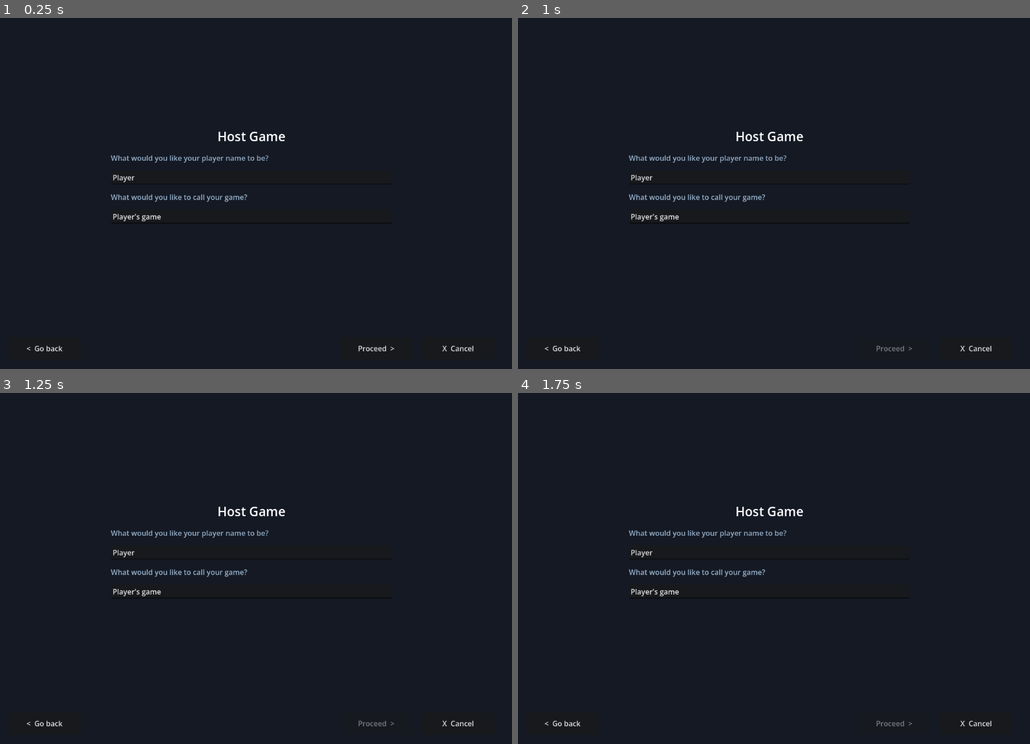
Above: before the commit, frames 1-4 (two rows, left to right).
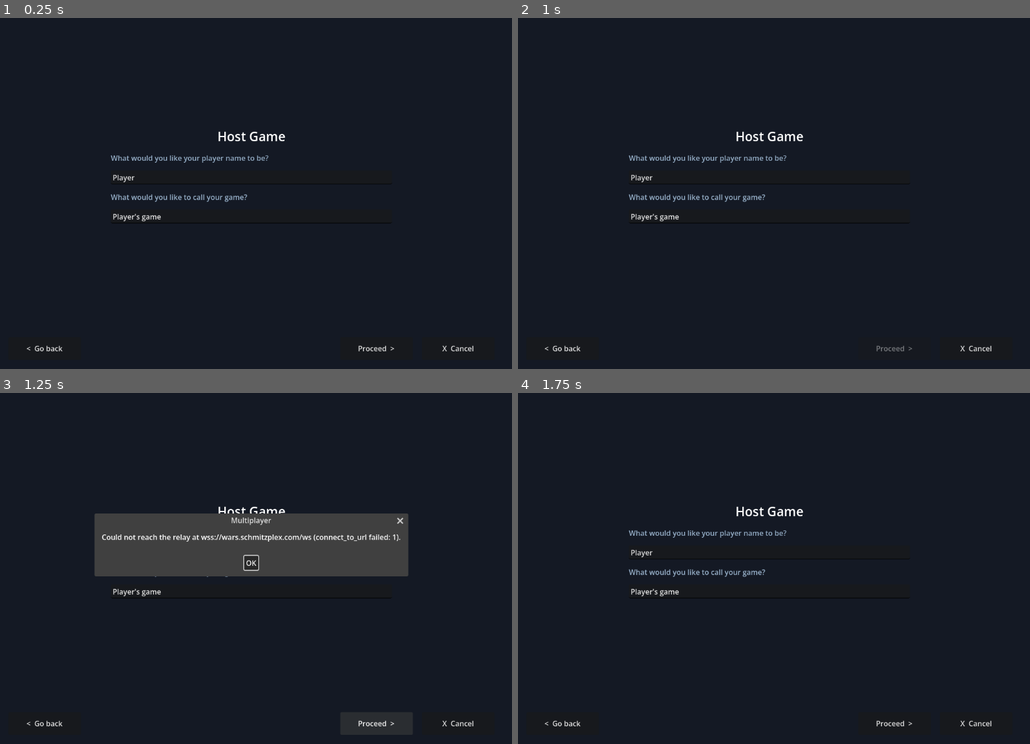
Above: after the commit, the same moments.

Repository: TeeJS/schmitz-wars
Game: Godot game, scene res://src/ui/mp/HostGame.tscn
The game is run twice, just before and just after one commit, with the same random seed, the same clock (stepped at 60 frames per second) and the same inputs. This scene is started directly instead of the project's main scene.
Inputs (mouse positions are in pixels of both pictures, inside the frame that each line leads up to):
- Up to frame 1 (0.25 s): no input
- Up to frame 2 (1 s): click "Proceed >" at 0.5 s
- Up to frame 3 (1.25 s): no input
- Up to frame 4 (1.75 s): click (768, 561) at 1.25 s, where only the run after the commit has a clickable "OK"

Frames 1-2 are identical in both runs. In frame 3, 11% of the frame differs, in the area x 18-80%, y 34-95%; in frame 4, less than 0.1%.

Commit message:
Single-player Save: SaveManager + six-slot Game Options screen (#6 PR A)
The game is command-sourced and deterministic, so a save is the current command
log copied to a slot (Replayer can rebuild the game from it - that is PR B/Load).

- SaveManager (src/game/save_manager.gd): six slots at user://saves/slotN.jsonl
  plus a slots.json index (name, day, saved_at). Save writes CommandLog.Snapshot()
  to the slot; Slots() reports used/empty + name + day for the UI; ReadSlot()
  returns the log for the future load path. Dir is a static var so tests use a
  scratch directory. Overwriting a used slot is allowed (manual p073-077).
- GameOptionsWindow (src/ui/game_options_window.gd): the six-slot screen, built
  in code (repo convention), a name field + Save per slot.
- in_game_menu_window.gd: a 'Game Options' button opens it, single-player only
  (head-to-head keeps its relay Save Game button).

Also commit the .uid sidecars for the recently-added tests (repo tracks these;
earlier PRs omitted them).

Verified on Godot 4.7.1: save_slots 13/0, game_options_window 5/0, ui_compile
53/0, ui_smoke InGameMenuWindow clean.

Diff:
--- /dev/null
+++ b/src/game/save_manager.gd
@@ -0,0 +1,101 @@
+class_name SaveManager
+extends RefCounted
+## Single-player save/load, built on the command log (docs/m1-plan.md). The game
+## is command-sourced and deterministic, so a SAVE is just the current command
+## log copied to a slot, and a LOAD replays that slot through Replayer. Six named
+## slots, matching the original's Game Options screen (manual p073-077).
+##
+## Slot files:   user://saves/slot<N>.jsonl   - a copy of the command log
+## Slot index:   user://saves/slots.json       - { "<N>": {name, day, saved_at} }
+
+const SLOT_COUNT := 6
+## The save directory. A static var (not a const) so a headless test can point it
+## at a scratch directory and never touch a player's real saves.
+static var Dir := "user://saves"
+
+
+static func SlotPath(slot: int) -> String:
+	return "%s/slot%d.jsonl" % [Dir, slot]
+
+
+static func _index_path() -> String:
+	return "%s/slots.json" % Dir
+
+
+static func _ensure_dir() -> void:
+	DirAccess.make_dir_recursive_absolute(Dir)
+
+
+## Write the current game's command log to `slot` under a display `name`.
+## Overwriting a used slot is allowed (the manual treats overwriting your own
+## slot as normal). Returns false if the slot index is out of range or there is
+## no open log to save.
+static func Save(slot: int, name: String) -> bool:
+	if slot < 0 or slot >= SLOT_COUNT:
+		push_error("[SaveManager] slot %d out of range" % slot)
+		return false
+	# Snapshot flushes the open log and returns its full text. Empty means no
+	# game/log is running - nothing to save.
+	var content: String = CommandLog.Snapshot()
+	if content.is_empty():
+		push_error("[SaveManager] no open command log to save")
+		return false
+	_ensure_dir()
+	var f: FileAccess = FileAccess.open(SlotPath(slot), FileAccess.WRITE)
+	if f == null:
+		push_error("[SaveManager] cannot write %s" % SlotPath(slot))
+		return false
+	f.store_string(content)
+	f.close()
+	var idx: Dictionary = _read_index()
+	idx[str(slot)] = {
+		"name": name,
+		"day": StrategicTickManager.Today,
+		"saved_at": Time.get_datetime_string_from_system(),
+	}
+	_write_index(idx)
+	return true
+
+
+## The six slots as [{slot, used, name, day, saved_at}], for the Game Options UI.
+static func Slots() -> Array:
+	var idx: Dictionary = _read_index()
+	var out: Array = []
+	for i in SLOT_COUNT:
+		var meta: Dictionary = idx.get(str(i), {})
+		var used: bool = FileAccess.file_exists(SlotPath(i)) and not meta.is_empty()
+		out.append({
+			"slot": i,
+			"used": used,
+			"name": str(meta.get("name", "")),
+			"day": int(meta.get("day", 0)),
+			"saved_at": str(meta.get("saved_at", "")),
+		})
+	return out
+
+
+## Read a slot's log back as [header, commands, hashes] - the input to Replayer.
+## Returns [{}, [], {}] if the slot is empty.
+static func ReadSlot(slot: int) -> Array:
+	if slot < 0 or slot >= SLOT_COUNT or not FileAccess.file_exists(SlotPath(slot)):
+		return [{}, [], {}]
+	return CommandLog.Read(SlotPath(slot))
+
+
+static func IsUsed(slot: int) -> bool:
+	return FileAccess.file_exists(SlotPath(slot)) and _read_index().has(str(slot))
+
+
+static func _read_index() -> Dictionary:
+	if not FileAccess.file_exists(_index_path()):
+		return {}
+	var d: Variant = JSON.parse_string(FileAccess.get_file_as_string(_index_path()))
+	return d if d is Dictionary else {}
+
+
+static func _write_index(idx: Dictionary) -> void:
+	_ensure_dir()
+	var f: FileAccess = FileAccess.open(_index_path(), FileAccess.WRITE)
+	if f != null:
+		f.store_string(JSON.stringify(idx))
+		f.close()
--- /dev/null
+++ b/src/ui/game_options_window.gd
@@ -0,0 +1,94 @@
+class_name GameOptionsWindow
+extends PanelContainer
+## The Game Options screen (manual p073-077): six named save slots. This is where
+## the original saves and loads a single-player game. PR A wires SAVE (write the
+## current command log to a slot); LOAD from here / the start menu is PR B.
+##
+## Built in code (repo convention), shown as a centered modal overlay. Opened from
+## the in-game menu's "Game Options" button.
+
+signal Closed
+
+var _rows: Array = []   # per slot: { "name": LineEdit, "state": Label }
+
+
+func _ready() -> void:
+	name = "GameOptionsWindow"
+	set_anchors_preset(Control.PRESET_CENTER)
+	custom_minimum_size = Vector2(440, 0)
+	mouse_filter = Control.MOUSE_FILTER_STOP
+
+	var margin := MarginContainer.new()
+	for side in ["left", "top", "right", "bottom"]:
+		margin.add_theme_constant_override("margin_" + side, 12)
+	add_child(margin)
+
+	var box := VBoxContainer.new()
+	box.add_theme_constant_override("separation", 8)
+	margin.add_child(box)
+
+	var title := Label.new()
+	title.text = "Game Options - Save Game"
+	title.add_theme_font_size_override("font_size", 16)
+	box.add_child(title)
+	box.add_child(HSeparator.new())
+
+	for i in SaveManager.SLOT_COUNT:
+		var row := HBoxContainer.new()
+		row.add_theme_constant_override("separation", 8)
+
+		var state := Label.new()
+		state.custom_minimum_size = Vector2(150, 0)
+		state.add_theme_font_size_override("font_size", 12)
+		row.add_child(state)
+
+		var nameEdit := LineEdit.new()
+		nameEdit.placeholder_text = "Save name"
+		nameEdit.size_flags_horizontal = Control.SIZE_EXPAND_FILL
+		row.add_child(nameEdit)
+
+		var saveBtn := Button.new()
+		saveBtn.text = "Save"
+		var slot := i
+		saveBtn.pressed.connect(func() -> void: _on_save(slot))
+		row.add_child(saveBtn)
+
+		box.add_child(row)
+		_rows.append({ "name": nameEdit, "state": state })
+
+	box.add_child(HSeparator.new())
+	var closeBtn := Button.new()
+	closeBtn.text = "Close"
+	closeBtn.pressed.connect(func() -> void:
+		Closed.emit()
+		queue_free())
+	box.add_child(closeBtn)
+
+	_refresh()
+
+
+func _refresh() -> void:
+	var slots: Array = SaveManager.Slots()
+	for i in slots.size():
+		if i >= _rows.size():
+			break
+		var s: Dictionary = slots[i]
+		var state: Label = _rows[i]["state"]
+		var nameEdit: LineEdit = _rows[i]["name"]
+		if s["used"]:
+			state.text = "Slot %d: %s (Day %d)" % [i + 1, s["name"], s["day"]]
+			if nameEdit.text.is_empty():
+				nameEdit.text = str(s["name"])
+		else:
+			state.text = "Slot %d: (empty)" % (i + 1)
+
+
+## Public so a test can drive a save without a real button press.
+func _on_save(slot: int) -> void:
+	if slot < 0 or slot >= _rows.size():
+		return
+	var nm: String = (_rows[slot]["name"] as LineEdit).text.strip_edges()
+	if nm.is_empty():
+		nm = "Saved game"
+	SaveManager.Save(slot, nm)
+	_refresh()
--- a/src/ui/in_game_menu_window.gd
+++ b/src/ui/in_game_menu_window.gd
@@ -13,6 +13,20 @@
 	var btnX: Button = get_node("%CloseButton")
 
 	btnResume.pressed.connect(func() -> void: queue_free())
+
+	# Single-player: the Game Options screen (manual p073-077) - six named save
+	# slots. Head-to-head keeps its own relay-based Save Game button (below)
+	# instead, so this is offered only when there is no multiplayer session.
+	if MpSetup.session == null:
+		var btnOptions := Button.new()
+		btnOptions.text = "Game Options"
+		btnOptions.custom_minimum_size = Vector2(0, 30)
+		var column: Node = btnResume.get_parent()
+		column.add_child(btnOptions)
+		column.move_child(btnOptions, btnResume.get_index() + 1)
+		btnOptions.pressed.connect(func() -> void:
+			var w := GameOptionsWindow.new()
+			get_parent().add_child(w))
 
 	# HEAD-TO-HEAD (manual p163). "Bring up the Game Options Screen. Your
 	# opponent will receive a Waiting for Opponent message, until you return to
--- /dev/null
+++ b/tests/game_options_window.gd
@@ -0,0 +1,60 @@
+extends SceneTree
+## Issue #6 PR A: the Game Options screen builds six save-slot rows and its Save
+## action writes the current game to that slot via SaveManager. Runs against a
+## scratch save directory.
+##
+##   Godot_console.exe --headless --path . -s tests/game_options_window.gd
+
+var _fails := 0
+var _checks := 0
+
+
+func _check(cond: bool, what: String) -> void:
+	_checks += 1
+	if not cond:
+		_fails += 1
+		print("  FAIL %s" % what)
+
+
+func _init() -> void:
+	await process_frame
+	FactionRegistry.EnsureLoaded()
+	MpSetup.reset()
+	SaveManager.Dir = "user://test-saves-win"
+	_clean()
+
+	GameSession.new_game("alliance", Enums.Difficulty.Medium, Enums.GalaxySize.Standard, 4243)
+	CommandLog.Open("user://test-gow-session.jsonl", CommandLog.Header())
+
+	var w := GameOptionsWindow.new()
+	root.add_child(w)
+	await process_frame   # let _ready build the rows
+
+	_check(w._rows.size() == 6, "six slot rows are built")
+
+	# Save into slot 2 via the window's own Save action, with a typed name.
+	(w._rows[2]["name"] as LineEdit).text = "From The Screen"
+	w._on_save(2)
+
+	var slots: Array = SaveManager.Slots()
+	_check(slots[2]["used"], "slot 2 is saved via the window")
+	_check(slots[2]["name"] == "From The Screen", "the typed name is used")
+	_check((w._rows[2]["state"] as Label).text.contains("From The Screen"), "row 2 state shows the saved name")
+	_check(not slots[0]["used"], "an untouched slot stays empty")
+
+	w.free()
+	_clean()
+	_finish()
+
+
+func _clean() -> void:
+	for i in SaveManager.SLOT_COUNT:
+		if FileAccess.file_exists(SaveManager.SlotPath(i)):
+			DirAccess.remove_absolute(SaveManager.SlotPath(i))
+	if FileAccess.file_exists("user://test-saves-win/slots.json"):
+		DirAccess.remove_absolute("user://test-saves-win/slots.json")
+
+
+func _finish() -> void:
+	print("[game_options_window] %d checks, %d failed" % [_checks, _fails])
+	quit(1 if _fails > 0 else 0)
--- /dev/null
+++ b/tests/save_slots.gd
@@ -0,0 +1,74 @@
+extends SceneTree
+## Issue #6 PR A: SaveManager writes the current game's command log to a named
+## slot, reports the six-slot state for the Game Options screen, and the slot file
+## is a complete, Read-able command log. Runs against a scratch directory so it
+## never touches a player's real saves.
+##
+##   Godot_console.exe --headless --path . -s tests/save_slots.gd
+
+var _fails := 0
+var _checks := 0
+
+
+func _check(cond: bool, what: String) -> void:
+	_checks += 1
+	if not cond:
+		_fails += 1
+		print("  FAIL %s" % what)
+
+
+func _init() -> void:
+	await process_frame
+	FactionRegistry.EnsureLoaded()
+	MpSetup.reset()
+	SaveManager.Dir = "user://test-saves"
+	_clean()
+
+	GameSession.new_game("alliance", Enums.Difficulty.Medium, Enums.GalaxySize.Standard, 4243)
+	# GameManager opens the command log in the real game; here we open it directly
+	# so Snapshot() has a live log (with a header) to copy.
+	CommandLog.Open("user://test-save-session.jsonl", CommandLog.Header())
+
+	# Empty to start: six slots, none used.
+	var slots: Array = SaveManager.Slots()
+	_check(slots.size() == 6, "six slots are reported")
+	_check(not slots[0]["used"], "slot 0 starts empty")
+
+	# Save into slot 0.
+	_check(SaveManager.Save(0, "My First Game"), "Save(0) returns true")
+	_check(FileAccess.file_exists(SaveManager.SlotPath(0)), "the slot 0 file is written")
+
+	# The slot is a complete, Read-able command log (has a header).
+	var read: Array = SaveManager.ReadSlot(0)
+	_check(read.size() == 3 and not (read[0] as Dictionary).is_empty(), "slot 0 is a Read-able log with a header")
+
+	# Slots() now reports slot 0 used, with the name and current day; slot 1 empty.
+	slots = SaveManager.Slots()
+	_check(slots[0]["used"], "slot 0 is now used")
+	_check(slots[0]["name"] == "My First Game", "slot 0 name is recorded")
+	_check(slots[0]["day"] == StrategicTickManager.Today, "slot 0 day is recorded")
+	_check(not slots[1]["used"], "slot 1 is still empty")
+
+	# Overwriting a used slot is allowed and updates the name.
+	_check(SaveManager.Save(0, "Renamed"), "overwriting Save(0) returns true")
+	_check(SaveManager.Slots()[0]["name"] == "Renamed", "slot 0 name updates on overwrite")
+
+	# Out-of-range slots are rejected.
+	_check(not SaveManager.Save(6, "Bad"), "Save(6) is rejected (out of range)")
+	_check(not SaveManager.Save(-1, "Bad"), "Save(-1) is rejected (out of range)")
+
+	_clean()
+	_finish()
+
+
+func _clean() -> void:
+	for i in SaveManager.SLOT_COUNT:
+		if FileAccess.file_exists(SaveManager.SlotPath(i)):
+			DirAccess.remove_absolute(SaveManager.SlotPath(i))
+	if FileAccess.file_exists("user://test-saves/slots.json"):
+		DirAccess.remove_absolute("user://test-saves/slots.json")
+
+
+func _finish() -> void:
+	print("[save_slots] %d checks, %d failed" % [_checks, _fails])
+	quit(1 if _fails > 0 else 0)
Not shown, added: src/game/save_manager.gd.uid
Not shown, added: src/ui/game_options_window.gd.uid
Not shown, added: tests/all_messages_button.gd.uid
Not shown, added: tests/defender_notify.gd.uid
Not shown, added: tests/game_options_window.gd.uid
Not shown, added: tests/onmission_fog.gd.uid
Not shown, added: tests/save_slots.gd.uid
